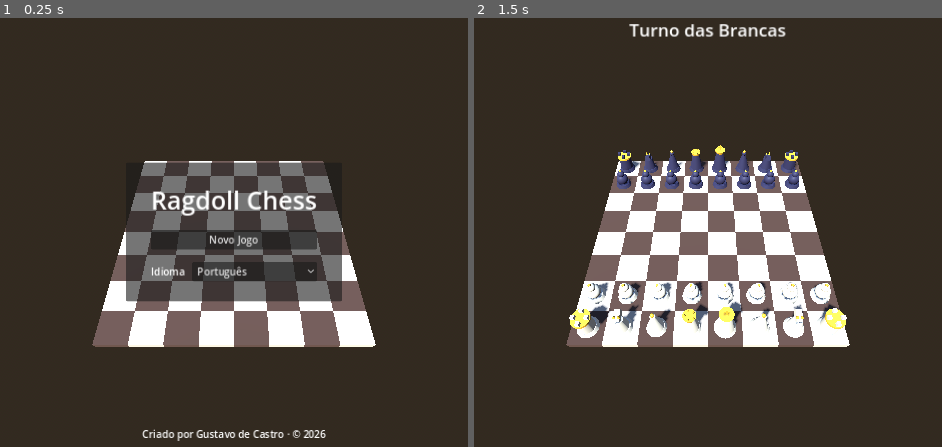
Above: before the commit, frames 1-2 (left to right).
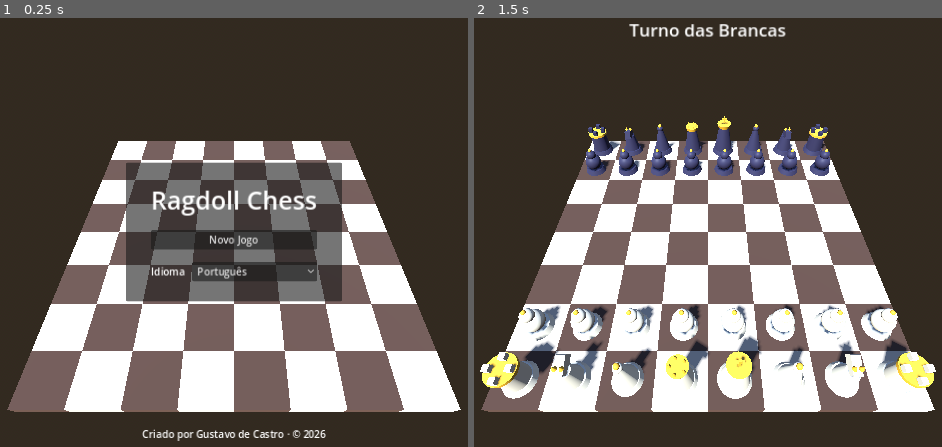
Above: after the commit, the same moments.

Repository: decastrosantos/ragdoll-chess
Game: Godot game, scene res://scenes/main.tscn
The game is run twice, just before and just after one commit, with the same random seed, the same clock (stepped at 60 frames per second) and the same inputs.
Inputs (mouse positions are in pixels of both pictures, inside the frame that each line leads up to):
- Up to frame 1 (0.25 s): no input
- Up to frame 2 (1.5 s): click "Novo Jogo" at 0.5 s; tap Enter at 1.25 s; move the mouse to (885, 211) at 1.27 s; click (885, 211) at 1.42 s

The runs differ from the first frame. In frame 1, 35% of the frame differs, in the area x 1-99%, y 28-92%; in frame 2, 38%, in the area x 1-99%, y 22-92%.

Commit message:
Câmera mais próxima: tabuleiro ocupa bem mais a tela
Co-Authored-By: Claude Fable 5 <noreply@anthropic.com>

Diff:
--- a/scenes/main.tscn
+++ b/scenes/main.tscn
@@ -32,7 +32,7 @@
 [node name="Pieces" type="Node3D" parent="."]
 
 [node name="BattleCamera" type="Camera3D" parent="."]
-transform = Transform3D(1, 0, 0, 0, 1, 0, 0, 0, 1, 0, 17, 13)
+transform = Transform3D(1, 0, 0, 0, 1, 0, 0, 0, 1, 0, 12, 9.5)
 script = ExtResource("4_cam")
 
 [node name="Sun" type="DirectionalLight3D" parent="."]
--- a/scripts/view/battle_camera.gd
+++ b/scripts/view/battle_camera.gd
@@ -7,7 +7,8 @@
 ##  - Foco de combate: mergulha até perto da casa onde a captura acontece.
 ## As transições interpolam posição E ponto de mira simultaneamente (Tween).
 
-const OVERVIEW_POSITION := Vector3(0.0, 17.0, 13.0)  # ~52° de inclinação
+# Mais perto = tabuleiro grande na tela (antes: 0,17,13 — ficava pequeno).
+const OVERVIEW_POSITION := Vector3(0.0, 12.0, 9.5)
 const OVERVIEW_TARGET := Vector3.ZERO                # centro do tabuleiro
 const FOCUS_OFFSET := Vector3(0.0, 4.5, 5.0)         # deslocamento relativo à casa focada
 const ZOOM_DURATION := 0.6
